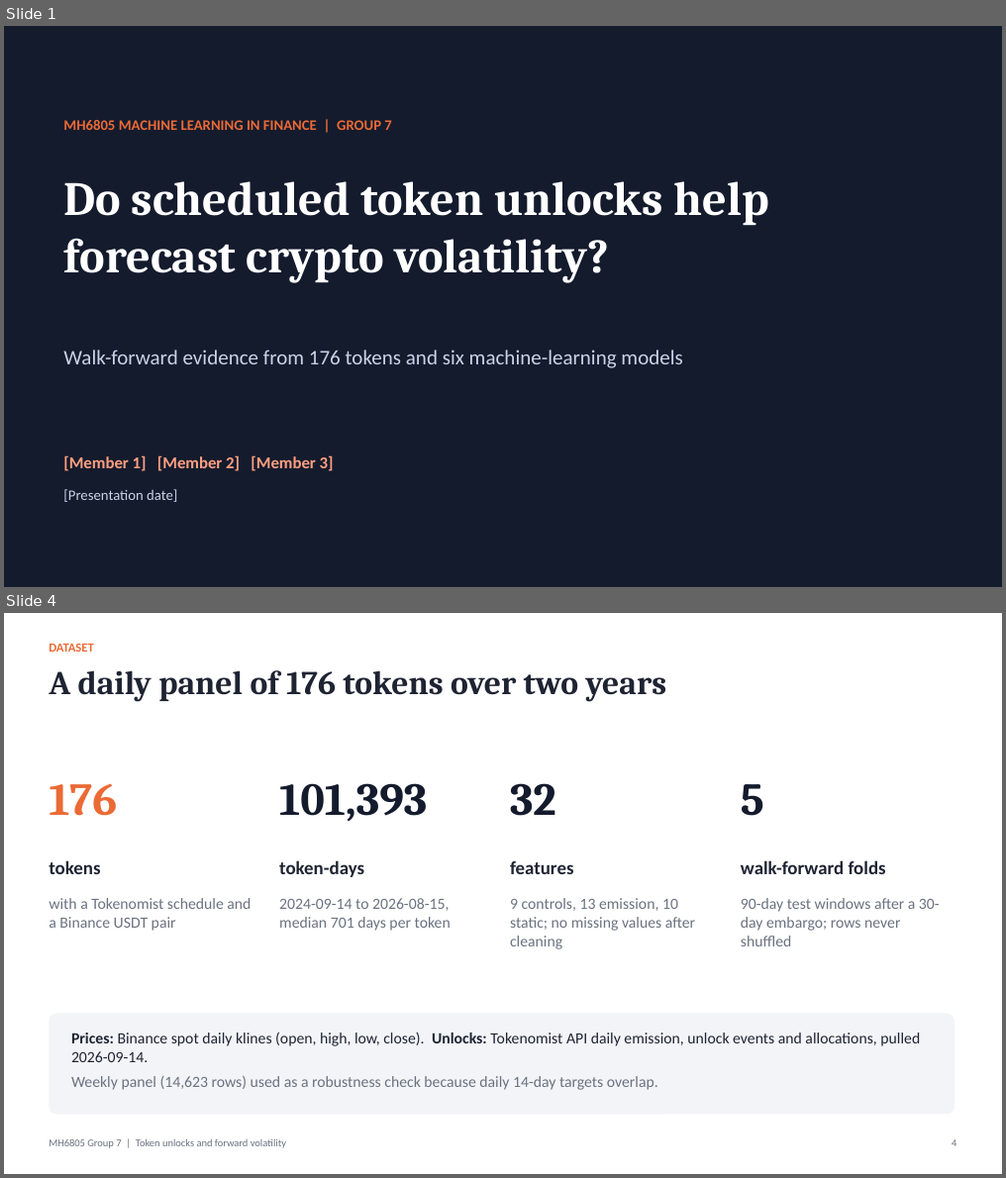
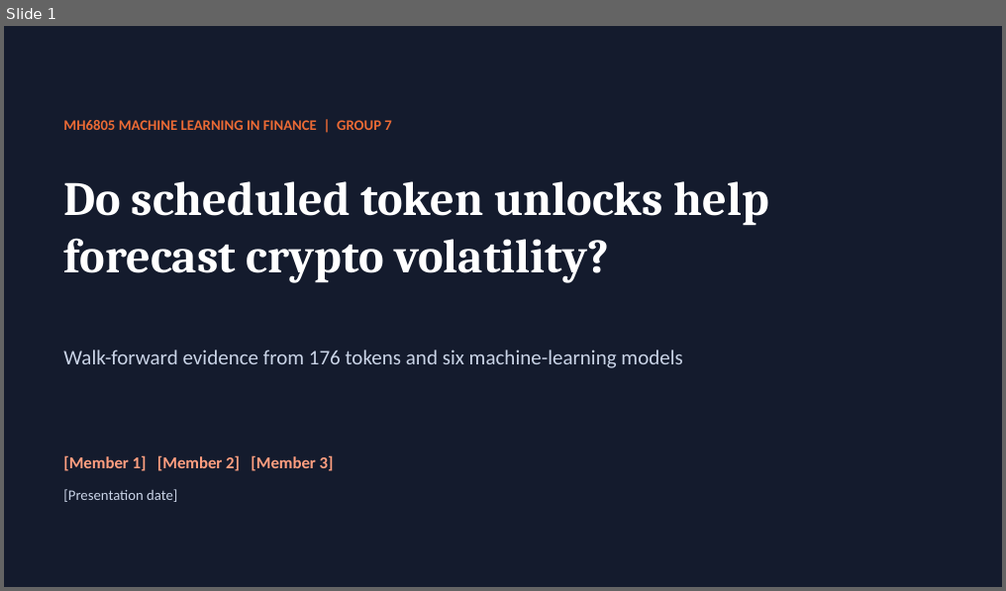
Before and after one commit to watersalamander/MH6805A-Project-Group7, a slide deck: report/Group7_Presentation_DRAFT.pptx. Shown one above the other, each under a label of ours: slides 1 and 4 before the commit, slide 1 after it; the slides between them are not shown. The pictures are 1006x1178 and 1006x591 pixels, drawn with LibreOffice and Linux fonts; fonts in the diff are those of the drawing. Boxes give left, top, right and bottom in pixels: in the first picture for what was removed or moved away, otherwise in the second. Text is boxed around its words. In the diff, an @@ line names an element or a change of style, - is before the commit and + after.

```diff
--- a/report/Group7_Presentation_DRAFT.pptx
+++ b/report/Group7_Presentation_DRAFT.pptx
@@ slide 4 removed at box(4, 613, 1002, 1174), background #FFFFFF @@
@@ text removed at box(49, 643, 93, 652) @@
-DATASET
@@ text removed at box(49, 670, 667, 702) @@
-A daily panel of 176 tokens over two years
@@ text removed at box(49, 783, 117, 816) @@
-176
@@ text removed at box(279, 783, 427, 821) @@
-101,393
@@ text removed at box(510, 783, 556, 816) @@
-32
@@ text removed at box(741, 784, 764, 816) @@
-5
@@ text removed at box(49, 861, 100, 874) @@
-tokens
@@ text removed at box(279, 861, 364, 877) @@
-token-days
@@ text removed at box(510, 861, 574, 874) @@
-features
@@ text removed at box(741, 861, 886, 874) @@
-walk-forward folds
@@ text removed at box(49, 898, 251, 931) @@
-with a Tokenomist schedule and a Binance USDT pair
@@ text removed at box(279, 898, 450, 931) @@
-2024-09-14 to 2026-08-15, median 701 days per token
@@ text removed at box(510, 898, 695, 950) @@
-9 controls, 13 emission, 10 static; no missing values after cleaning
@@ text removed at box(741, 898, 940, 947) @@
-90-day test windows after a 30-day embargo; rows never shuffled
@@ rounded rectangle removed at box(49, 1014, 954, 1115) @@
@@ text removed at box(71, 1032, 920, 1090) @@
-Prices: Binance spot daily klines (open, high, low, close). Unlocks: Tokenomist API daily emission, unlock events and allocations, pulled 2026-09-14.
-Weekly panel (14,623 rows) used as a robustness check because daily 14-day targets overlap.
@@ text removed at box(49, 1140, 286, 1149) @@
-MH6805 Group 7 | Token unlocks and forward volatility
@@ text removed at box(951, 1140, 956, 1147) @@
-4
```
Also in this commit, not shown: 11 slides changed, 4 other slides removed, 2 other files.
